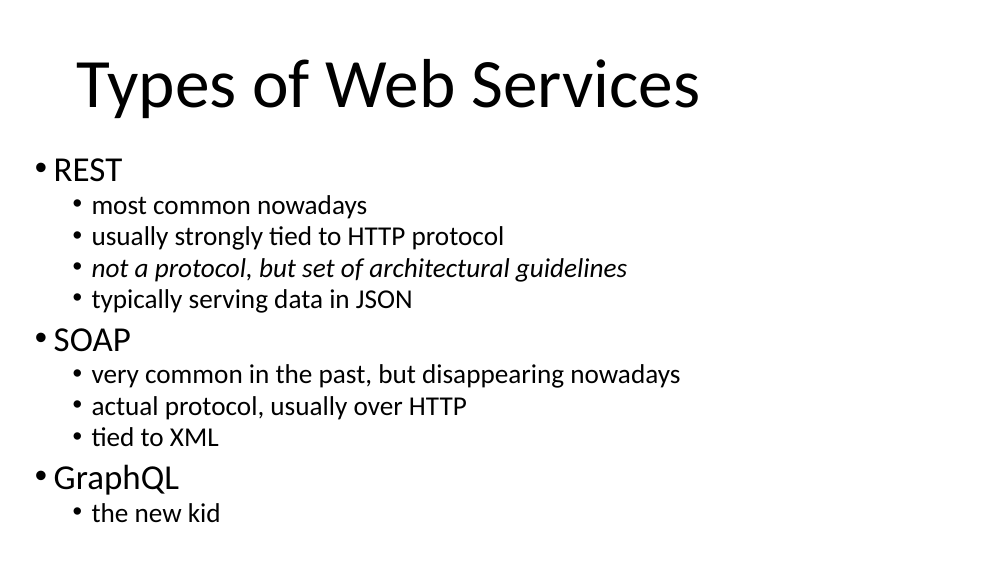
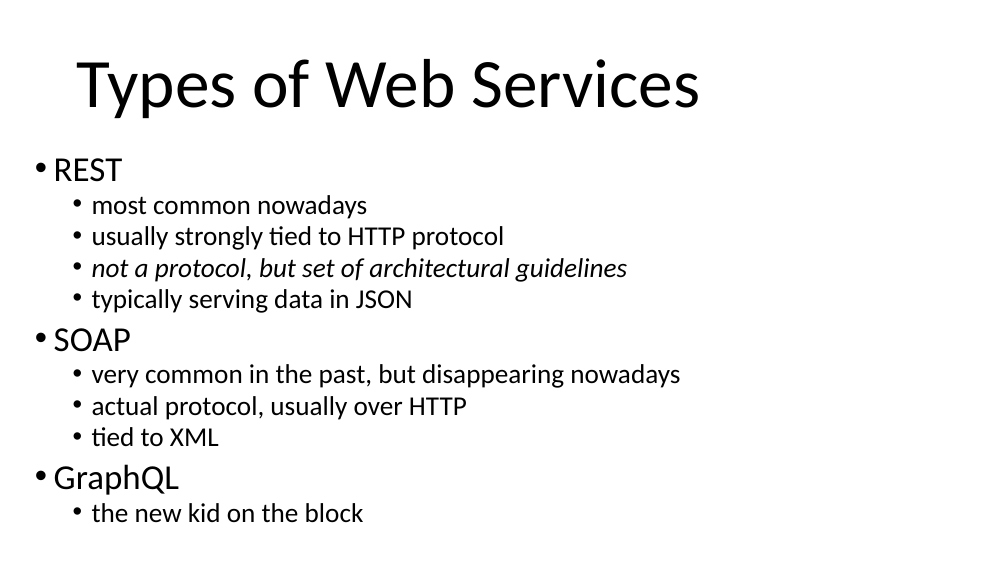
Before and after one commit to arcuri82/testing_security_development_enterprise_systems, a slide deck: slide 40 of doc/advanced/slides/lesson_01.pptx. Drawn at 1008x567 pixels with LibreOffice and Linux fonts; fonts in the diff are those of the drawing. Boxes give left, top, right and bottom in pixels: in the first picture for what was removed or moved away, otherwise in the second. Text is boxed around its words. In the diff, an @@ line names an element or a change of style, - is before the commit and + after.

```diff
--- a/doc/advanced/slides/lesson_01.pptx
+++ b/doc/advanced/slides/lesson_01.pptx
@@ text at bbox=[92, 503, 364, 523]: text changed @@
-  • the new kid
+  • the new kid on the block
```
Also in this commit, not shown: 6 other slides changed, 1 other file.
